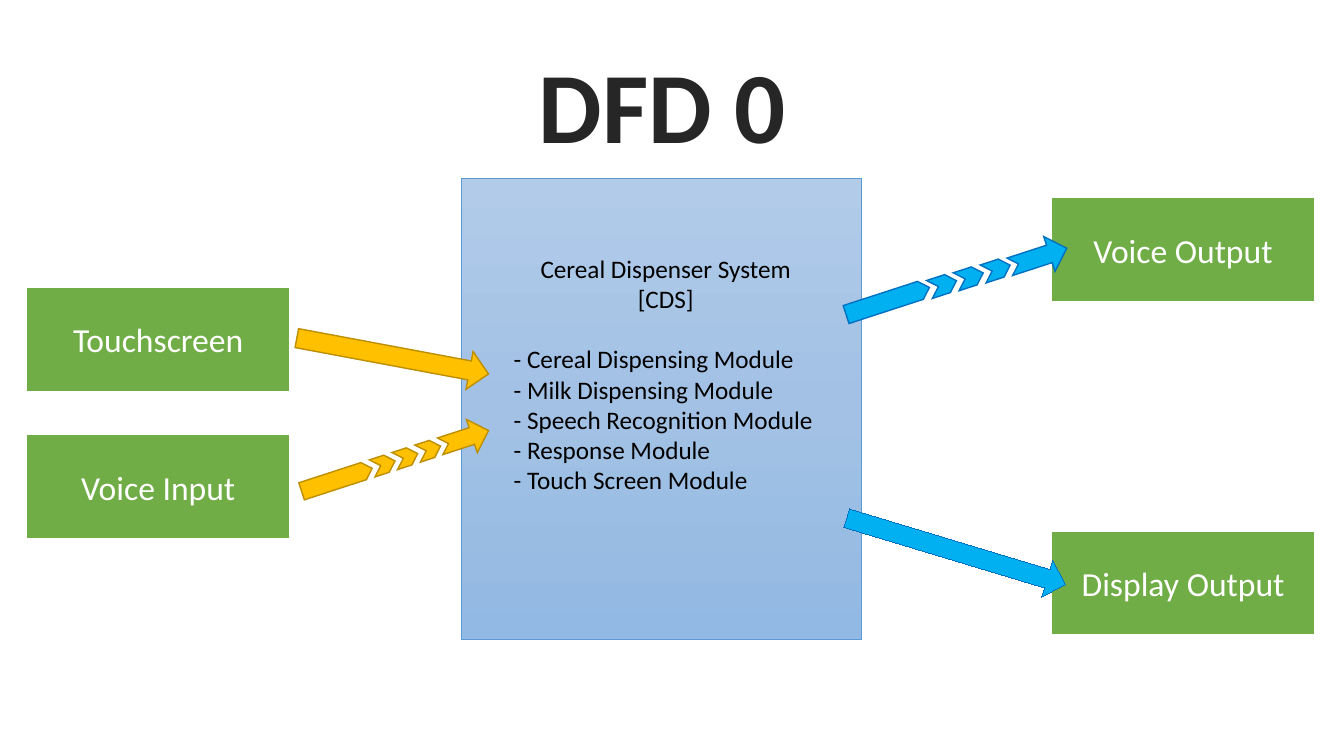
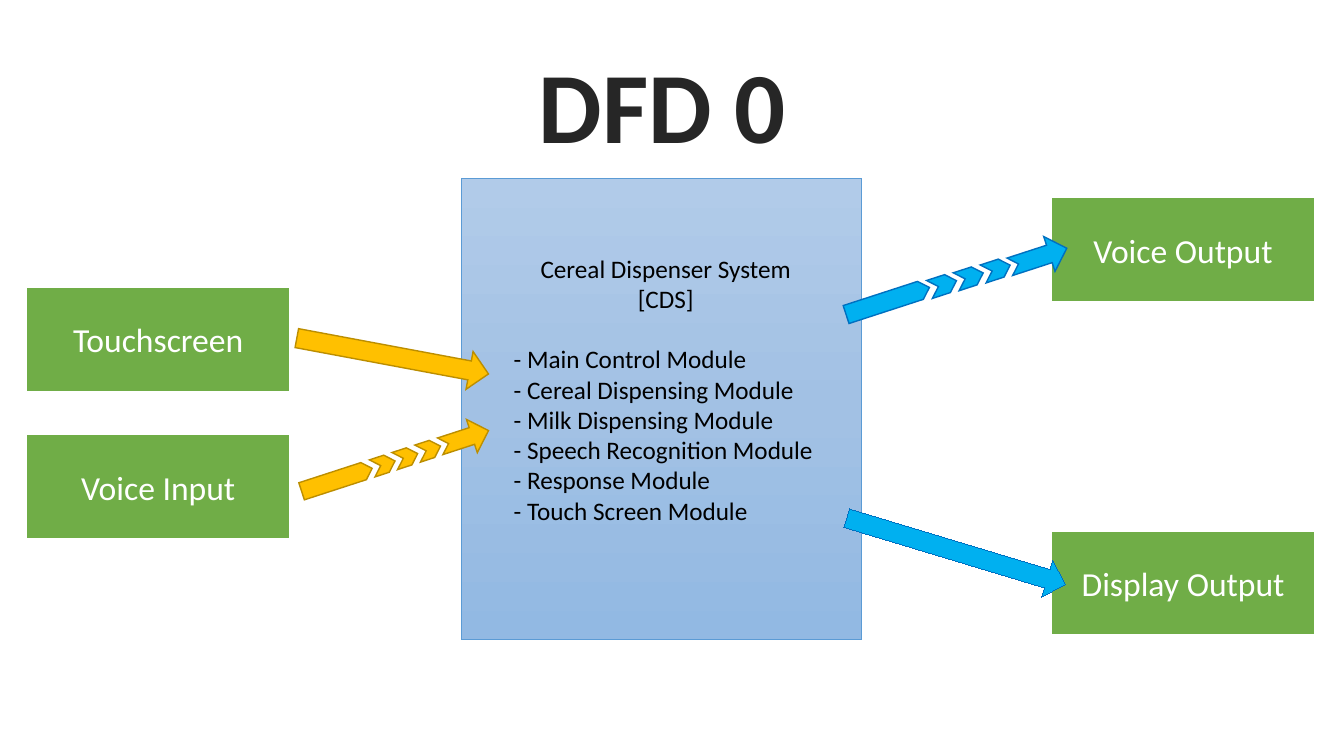
Before and after one commit to Abel2Code/CerealDispenserSystem, a slide deck: slide 2 of Misc/Powerpoints/DFD_0.pptx. Drawn at 1344x756 pixels with LibreOffice and Linux fonts; fonts in the diff are those of the drawing. Boxes give left, top, right and bottom in pixels: in the first picture for what was removed or moved away, otherwise in the second. Text is boxed around its words. In the diff, an @@ line names an element or a change of style, - is before the commit and + after.

```diff
--- a/Misc/Powerpoints/DFD_0.pptx
+++ b/Misc/Powerpoints/DFD_0.pptx
@@ text at (527, 350, 747, 368): paragraph added @@
+- Main Control Module
```
Also in this commit, not shown: 5 other files.
